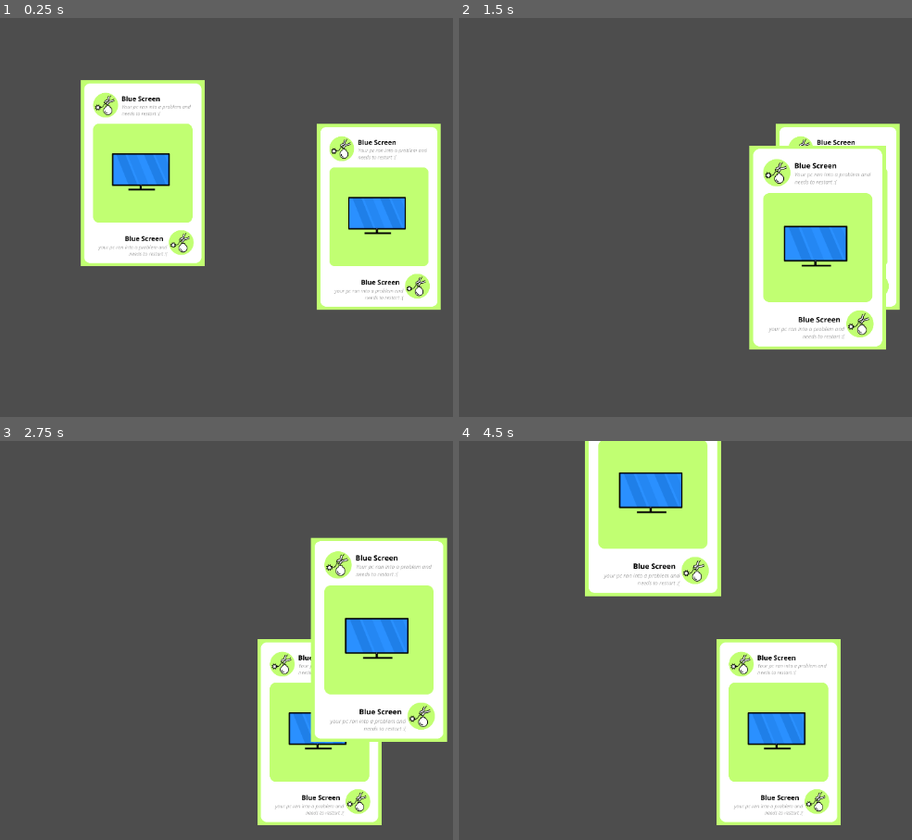
Above: before the commit, frames 1-4 (two rows, left to right).
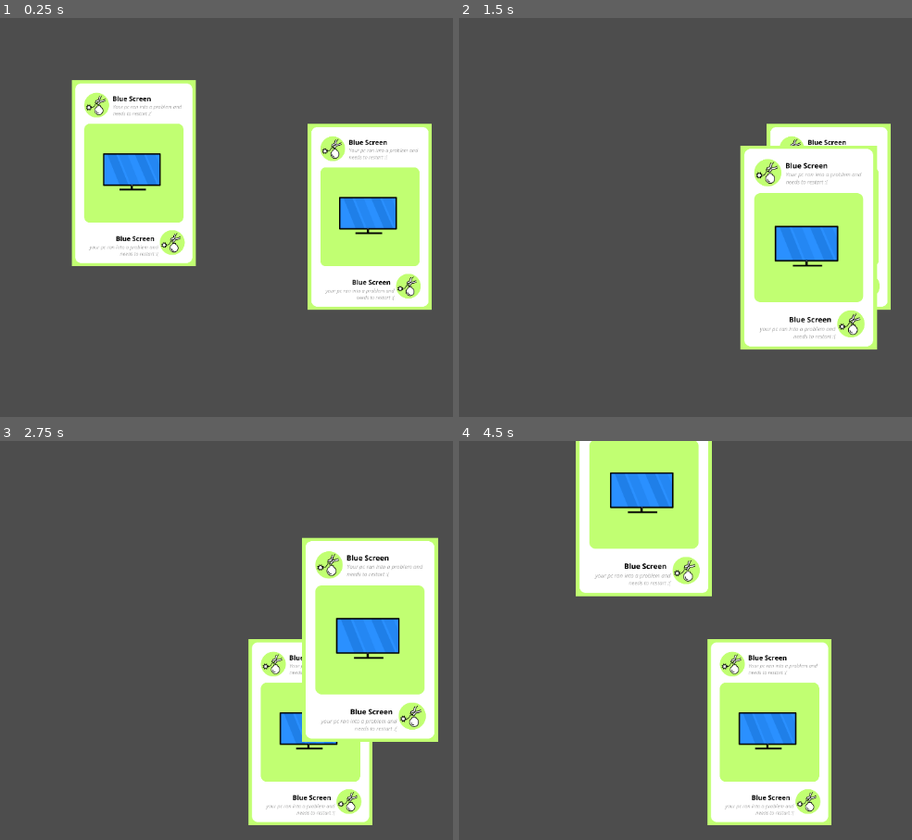
Above: after the commit, the same moments.

Repository: Thijs987/pse_onlycode
Game: Godot game, scene res://Main.tscn
Two runs of this game, one before a commit and one after it. Both use one fixed random seed, a clock stepped at 60 frames per second and the inputs below.
Inputs (mouse positions are in pixels of both pictures, inside the frame that each line leads up to):
- Up to frame 1 (0.25 s): no input
- Up to frame 2 (1.5 s): tap Enter at 0.5 s; drag from (603, 173) to (839, 217) at 0.52 s; tap Space at 1.25 s; drag from (839, 217) to (780, 309) at 1.27 s
- Up to frame 3 (2.75 s): tap Enter at 2 s; move the mouse to (430, 556) at 2.02 s; click (430, 556) at 2.17 s
- Up to frame 4 (4.5 s): tap Space at 2.75, 4.25 s; drag from (780, 732) to (594, 584) at 2.77 s; tap Enter at 3.5 s; move the mouse to (outside the picture) at 3.52 s; click (outside the picture) at 3.67 s; drag from (594, 584) to (703, 544) at 4.27 s

The runs differ from the first frame. In frame 1, 10% of the frame differs, in the area x 15-98%, y 15-74%; in frame 2, 7.3%; in frame 3, 9.3%; in frame 4, 9.6%.

Commit message:
Update Main.tscn

Diff:
--- a/frontend/Main.tscn
+++ b/frontend/Main.tscn
@@ -4,6 +4,7 @@
 [ext_resource type="PackedScene" uid="uid://dlb3crw3qdkv2" path="res://card.tscn" id="2_r0du0"]
 
 [node name="Main" type="Node2D" unique_id=704437941]
+position = Vector2(-14, 0)
 
 [node name="CardLogic" type="Node2D" parent="." unique_id=2043272623]
 script = ExtResource("1_uu6xs")
